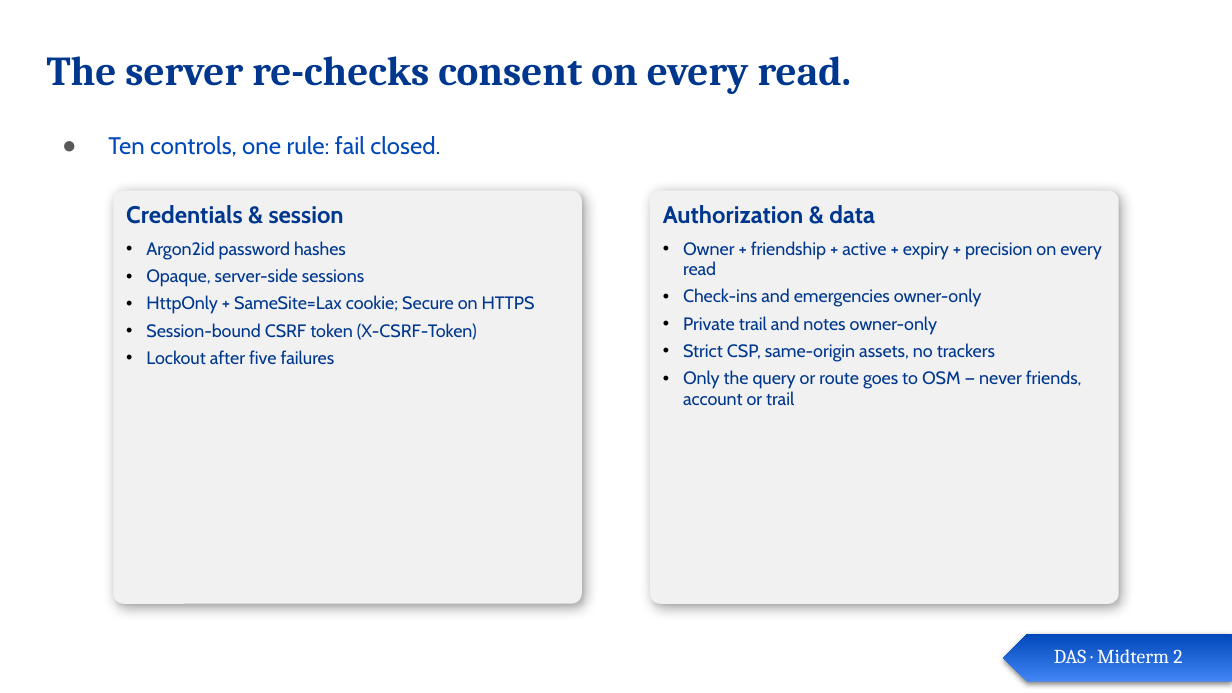
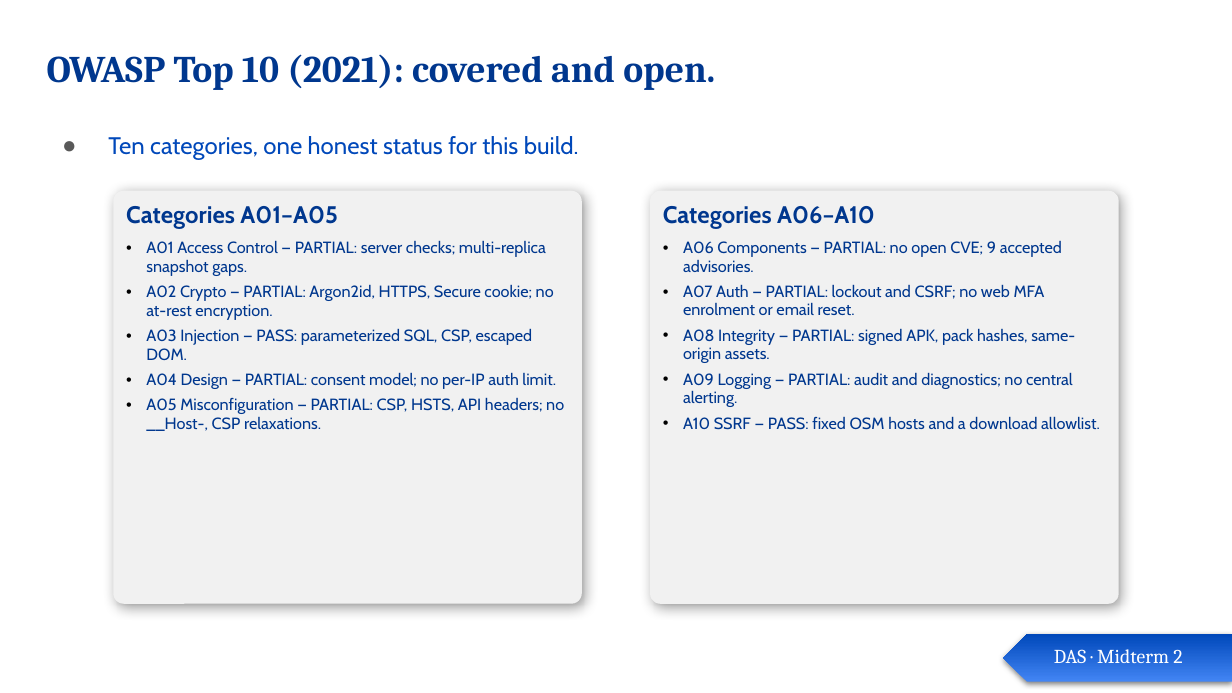
Before and after one commit to Prince-of-Nothing/Pinpoint, a slide deck: slide 6 of docs/midterm2/Pinpoint-DAS.pptx. Drawn at 1232x693 pixels with LibreOffice and Linux fonts; fonts in the diff are those of the drawing. Boxes give left, top, right and bottom in pixels: in the first picture for what was removed or moved away, otherwise in the second. Text is boxed around its words. In the diff, an @@ line names an element or a change of style, - is before the commit and + after.

Commit message:
[DOCS] das: add OWASP Top 10 status slide

```diff
--- a/docs/midterm2/Pinpoint-DAS.pptx
+++ b/docs/midterm2/Pinpoint-DAS.pptx
@@ title at bbox=[47, 54, 715, 90]: text changed; size 24 to 22 pt @@
-The server re-checks consent on every read.
+OWASP Top 10 (2021): covered and open.
@@ subtitle at bbox=[108, 136, 579, 160]: text changed @@
-● Ten controls, one rule: fail closed.
+● Ten categories, one honest status for this build.
@@ text in rounded rectangle at bbox=[126, 206, 564, 431]: text changed; size 10.5 to 9.5 pt @@
-Credentials & session
-• Argon2id password hashes
-• Opaque, server-side sessions
-• HttpOnly + SameSite=Lax cookie; Secure on HTTPS
-• Session-bound CSRF token (X-CSRF-Token)
-• Lockout after five failures
+Categories A01–A05
+• A01 Access Control — PARTIAL: server checks; multi-replica snapshot gaps.
+• A02 Crypto — PARTIAL: Argon2id, HTTPS, Secure cookie; no at-rest encryption.
+• A03 Injection — PASS: parameterized SQL, CSP, escaped DOM.
+• A04 Design — PARTIAL: consent model; no per-IP auth limit.
+• A05 Misconfiguration — PARTIAL: CSP, HSTS, API headers; no __Host-, CSP relaxations.
@@ text in rounded rectangle at bbox=[663, 206, 1100, 430]: text changed; size 10.5 to 9.5 pt @@
-Authorization & data
-• Owner + friendship + active + expiry + precision on every read
-• Check-ins and emergencies owner-only
-• Private trail and notes owner-only
-• Strict CSP, same-origin assets, no trackers
-• Only the query or route goes to OSM — never friends, account or trail
+Categories A06–A10
+• A06 Components — PARTIAL: no open CVE; 9 accepted advisories.
+• A07 Auth — PARTIAL: lockout and CSRF; no web MFA enrolment or email reset.
+• A08 Integrity — PARTIAL: signed APK, pack hashes, same-origin assets.
+• A09 Logging — PARTIAL: audit and diagnostics; no central alerting.
+• A10 SSRF — PASS: fixed OSM hosts and a download allowlist.
```
Also in this commit, not shown: 1 other file.
